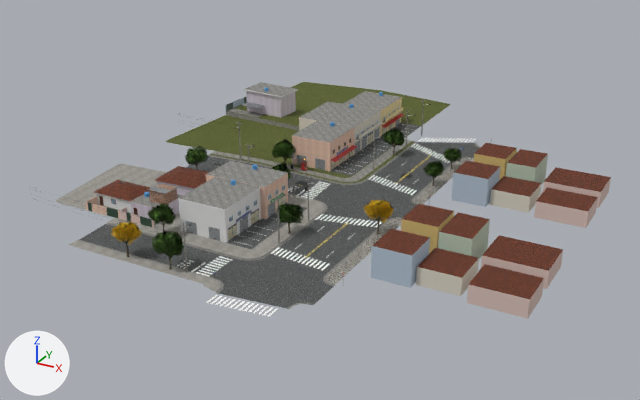
Before and after pictures for a commit that changed the glTF model assets-bar/map/BarBoteco/export/cidade/setores/cidade_S02_03.gltf.
The view is the same before and after, from a 50 mm camera at (-76.3, -206.1, 77.5) aimed at (-166.2, -42.8, -4.1). Lighting does not change. The marker at lower left points along +X, +Y and +Z. The first picture is the older version. Vertices at exactly the same position are counted once.

Names of what the first picture shows: 'P_Arvore_A', 'S02_03_Estatico' and 14 more.
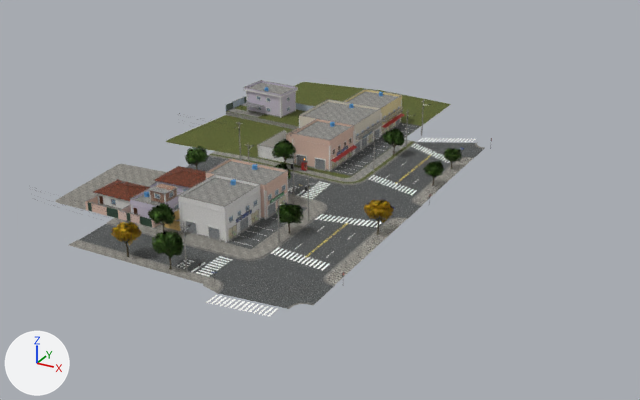
Location of each change, (x1, y1, x2, y2) in pixels of the pictures (640 x 400 px):
```json
{"object": "S02_03_Estatico", "change": "reshaped", "before": [29, 82, 611, 319], "after": [29, 80, 485, 317], "on screen": "22% narrower"}
{"part": 1, "of": "me_s02_03_estatico", "change": "deleted", "before": [307, 143, 611, 319]}
{"part": 2, "of": "me_s02_03_estatico", "change": "built on", "before": [238, 128, 412, 241], "after": [85, 80, 420, 280]}
{"part": 3, "of": "me_s02_03_estatico", "change": "surface changed", "before": [55, 89, 480, 293], "after": [55, 89, 480, 293]}
```

The change, as JSON lines over the scene's bpy script:
```json
{"op": "add", "block": "img_bar_reboco", "code": ["img_bar_reboco = load_image('bar_reboco', '../texturas/bar_reboco.jpg', 512, 512, 'sRGB')"]}
{"op": "add", "block": "mat_cid_reboco_sujo", "code": ["mat_cid_reboco_sujo = bpy.data.materials.new('Cid_Reboco_Sujo')", "# colours: light grey #cec7be", "# uses the picture img_bar_reboco"]}
{"block": "me_s02_03_estatico", "where": "# used by ob_s02_03_estatico; location = (0.0, 0.0, 0.0)"}
{"op": "remove", "block": "me_s02_03_estatico", "code": "me_s02_03_estatico.from_pydata(...)  # 6456 vertices, 9029 faces; spans x -214.2..-107.5, y -100.5..29.8, z 0.0..10.1"}
{"op": "add", "block": "me_s02_03_estatico", "code": "me_s02_03_estatico.from_pydata(...)  # 14548 vertices, 19459 faces; spans x -214.2..-139.2, y -100.5..29.8, z 0.0..10.1"}
{"block": "me_s02_03_estatico", "change": "me_s02_03_estatico part 1: 14 loose pieces with 112 vertices, spanning x -167.8..-107.5, y -77.8..-16.4, z 0.2..7.3, are deleted"}
{"block": "me_s02_03_estatico", "change": "me_s02_03_estatico part 2: 31 vertices moved within x -207.5..-158.4, y -74.5..1.1, z 0.2..10.1; 71 vertices removed from x -168.5..-156.8, y -62.6..-50.3, z 0.2..10.1; 8059 vertices added at x -212.7..-156.4, y -93.6..5.2, z 0.1..9.8"}
{"block": "me_s02_03_estatico", "change": "me_s02_03_estatico part 3: 446 kept faces spanning x -213.9..-141.0, y -95.5..5.1, z 0.0..9.6 get new texture (UV) coordinates"}
{"block": "me_s02_03_estatico", "change": "other edits to the shape of me_s02_03_estatico do not show in these pictures"}
{"op": "remove", "block": "me_s02_03_estatico", "code": "me_s02_03_estatico.materials.append(mat_reboco_verde)"}
{"op": "add", "block": "me_s02_03_estatico", "code": "me_s02_03_estatico.materials.append(mat_cid_reboco_sujo)"}
```
